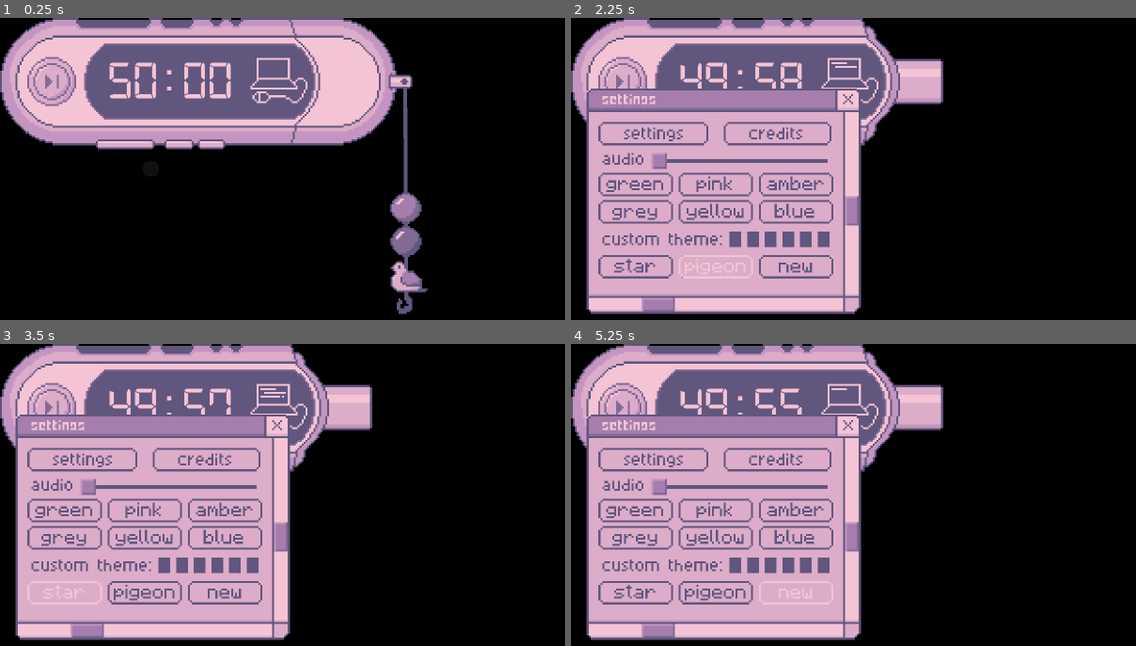
Above: before the commit, frames 1-4 (two rows, left to right).
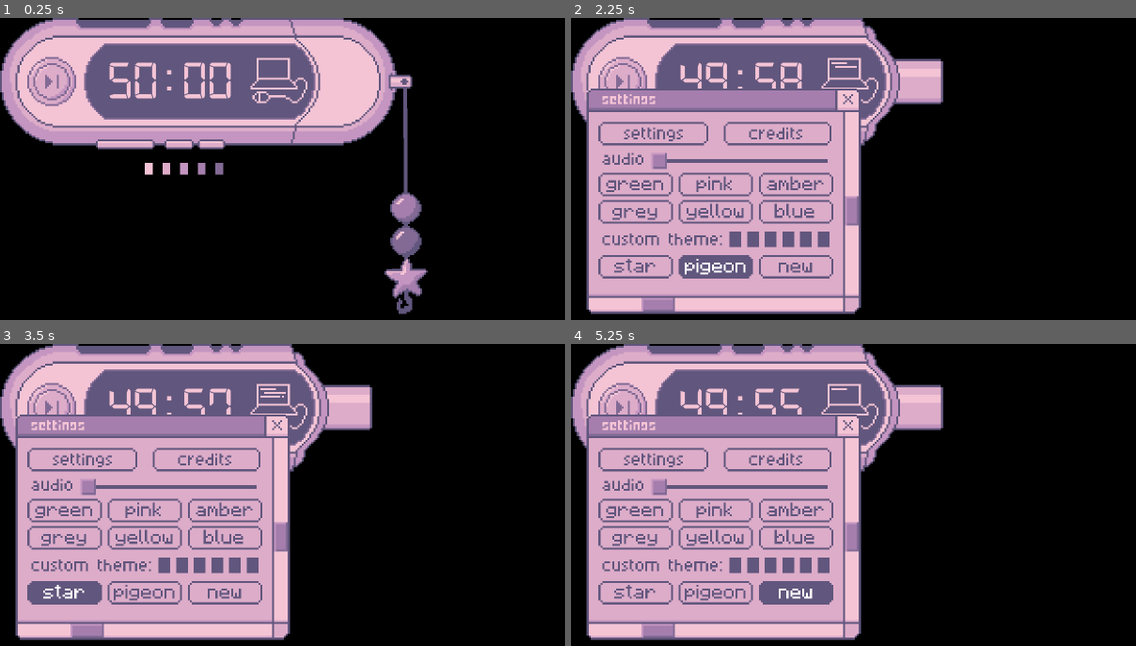
Above: after the commit, the same moments.

Repository: rota-fortunae/mp3-pomodoro
Game: Godot game, scene res://main.tscn
The game is run twice, just before and just after one commit, with the same random seed, the same clock (stepped at 60 frames per second) and the same inputs.
Inputs (mouse positions are in pixels of both pictures, inside the frame that each line leads up to):
- Up to frame 1 (0.25 s): no input
- Up to frame 2 (2.25 s): click (621, 81) at 0.5 s; click (921, 81) at 1.25 s; click "pigeon" at 2 s
- Up to frame 3 (3.5 s): click "star" at 2.75 s
- Up to frame 4 (5.25 s): click (723, 495) at 3.52 s; click (717, 495) at 4.27 s; click "new" at 5 s

The runs differ from the first frame. In frame 1, 0.9% of the frame differs, in the area x 25-76%, y 47-93%; in frame 2, 1.0%, in the area x 18-33%, y 78-87%; in frame 3, 1.0%; in frame 4, 1.0%.

Commit message:
charm changes
REMEMBER THAT CUSTOM ISNT DONE YET !!!!!

Diff:
--- a/main.tscn
+++ b/main.tscn
@@ -8,7 +8,7 @@
 [ext_resource type="Texture2D" uid="uid://7mw4quokacc" path="res://assets/button_pressed.png" id="4_lquwl"]
 [ext_resource type="Script" uid="uid://nxwgn6svru8q" path="res://charm_swing.gd" id="5_272bh"]
 [ext_resource type="BitMap" uid="uid://bt0ois64521xf" path="res://assets/button_bitmap.png" id="5_lquwl"]
-[ext_resource type="Texture2D" uid="uid://ccn6qco10ljhe" path="res://assets/pigeon_charm.png" id="6_074og"]
+[ext_resource type="Texture2D" uid="uid://bjm3qdtqussm7" path="res://assets/charm.png" id="6_074og"]
 [ext_resource type="BitMap" uid="uid://dwl5ec7jpd6w5" path="res://assets/cap_bitmask.png" id="6_ycdy4"]
 [ext_resource type="FontFile" uid="uid://obww1jk45dny" path="res://assets/digital-7 (mono).ttf" id="8_5vw27"]
 [ext_resource type="Script" uid="uid://08ycnl7utxt5" path="res://settings_button.gd" id="9_2cqfq"]
--- a/settings_menu.tscn
+++ b/settings_menu.tscn
@@ -116,6 +116,7 @@
 offset_right = 85.0
 offset_bottom = 107.0
 theme = ExtResource("1_8pph3")
+toggle_mode = true
 text = "pigeon"
 
 [node name="custom" type="Button" parent="." unique_id=2082088473]
@@ -126,6 +127,7 @@
 offset_right = 126.0
 offset_bottom = 107.0
 theme = ExtResource("1_8pph3")
+toggle_mode = true
 text = "new"
 
 [node name="green" type="Button" parent="." unique_id=319060128]
@@ -137,6 +139,7 @@
 offset_right = 44.0
 offset_bottom = 55.0
 theme = ExtResource("1_8pph3")
+toggle_mode = true
 text = "green"
 text_direction = 1
 
@@ -148,6 +151,7 @@
 offset_right = 85.0
 offset_bottom = 55.0
 theme = ExtResource("1_8pph3")
+toggle_mode = true
 text = "pink"
 text_direction = 1
 
@@ -159,6 +163,7 @@
 offset_right = 126.0
 offset_bottom = 55.0
 theme = ExtResource("1_8pph3")
+toggle_mode = true
 text = "amber"
 text_direction = 1
 
@@ -170,6 +175,7 @@
 offset_right = 44.0
 offset_bottom = 69.0
 theme = ExtResource("1_8pph3")
+toggle_mode = true
 text = "grey"
 text_direction = 1
 
@@ -181,6 +187,7 @@
 offset_right = 85.0
 offset_bottom = 69.0
 theme = ExtResource("1_8pph3")
+toggle_mode = true
 text = "yellow"
 text_direction = 1
 
@@ -192,6 +199,7 @@
 offset_right = 44.0
 offset_bottom = 107.0
 theme = ExtResource("1_8pph3")
+toggle_mode = true
 text = "star"
 
 [node name="blue" type="Button" parent="." unique_id=609336276]
@@ -202,6 +210,7 @@
 offset_right = 126.0
 offset_bottom = 69.0
 theme = ExtResource("1_8pph3")
+toggle_mode = true
 text = "blue"
 text_direction = 1
 
@@ -230,18 +239,56 @@
 
 [node name="customTheme" type="Node" parent="." unique_id=1160327925]
 
-[node name="Button" type="Button" parent="customTheme" unique_id=819493891]
-offset_left = 73.0
-offset_top = 73.0
-offset_right = 81.0
-offset_bottom = 81.0
+[node name="buttonOne" type="Button" parent="customTheme" unique_id=819493891]
+custom_maximum_size = Vector2(4, 6)
+offset_left = 74.0
+offset_top = 74.0
+offset_right = 78.0
+offset_bottom = 80.0
+
+[node name="ColorRect" type="ColorRect" parent="customTheme/buttonOne" unique_id=82811507]
+layout_mode = 0
+offset_right = 4.0
+offset_bottom = 6.0
+color = Color(0.95686275, 0.76862746, 0.8392157, 1)
+
+[node name="ColorRect2" type="ColorRect" parent="customTheme" unique_id=1669676417]
+offset_left = 83.0
+offset_top = 74.0
+offset_right = 87.0
+offset_bottom = 80.0
+color = Color(0.87058824, 0.6745098, 0.78431374, 1)
+
+[node name="ColorRect3" type="ColorRect" parent="customTheme" unique_id=727517287]
+offset_left = 92.0
+offset_top = 74.0
+offset_right = 96.0
+offset_bottom = 80.0
+color = Color(0.76862746, 0.58431375, 0.75686276, 1)
+
+[node name="ColorRect4" type="ColorRect" parent="customTheme" unique_id=840654528]
+offset_left = 101.0
+offset_top = 74.0
+offset_right = 105.0
+offset_bottom = 80.0
+color = Color(0.64705884, 0.49803922, 0.6784314, 1)
+
+[node name="ColorRect5" type="ColorRect" parent="customTheme" unique_id=1464796210]
+offset_left = 110.0
+offset_top = 74.0
+offset_right = 114.0
+offset_bottom = 80.0
+color = Color(0.50980395, 0.41568628, 0.58431375, 1)
 
 [connection signal="pressed" from="creditsButton" to="." method="_on_credits_button_pressed"]
 [connection signal="pressed" from="settingsButton" to="." method="_on_settings_button_pressed"]
 [connection signal="pressed" from="exitButton" to="." method="_on_exit_button_pressed"]
+[connection signal="pressed" from="pigeon" to="." method="_on_pigeon_pressed"]
+[connection signal="pressed" from="custom" to="." method="_on_custom_pressed"]
 [connection signal="pressed" from="green" to="." method="_on_green_pressed"]
 [connection signal="pressed" from="pink" to="." method="_on_pink_pressed"]
 [connection signal="pressed" from="red" to="." method="_on_red_pressed"]
 [connection signal="pressed" from="black" to="." method="_on_black_pressed"]
 [connection signal="pressed" from="yellow" to="." method="_on_yellow_pressed"]
+[connection signal="pressed" from="star" to="." method="_on_star_pressed"]
 [connection signal="pressed" from="blue" to="." method="_on_blue_pressed"]
--- a/settings_menu_script.gd
+++ b/settings_menu_script.gd
@@ -14,6 +14,11 @@
 @onready var audio_slider: HSlider = $audioSlider
 @onready var credits: TextureRect = $credits
 
+@onready var pigeon: Button = $pigeon
+@onready var star: Button = $star
+@onready var custom: Button = $custom
+
+var colorbuttonlis = [green, pink, red, black, yellow, blue]
 
 
 # Called when the node enters the scene tree for the first time.
@@ -73,9 +78,9 @@
 	$audioSlider.visible = true
 	credits.visible=false
 	credits_button.button_pressed = false
-	$pigeon.visible=true
-	$star.visible=true
-	$custom.visible=true
+	pigeon.visible=true
+	star.visible=true
+	custom.visible=true
 
 func _on_credits_button_pressed() -> void:
 	settings.visible=false
@@ -86,9 +91,9 @@
 	yellow.visible=false
 	blue.visible=false
 	$audioSlider.visible = false
-	$pigeon.visible=false
-	$star.visible=false
-	$custom.visible=false
+	pigeon.visible=false
+	star.visible=false
+	custom.visible=false
 
 
 	credits.visible=true
@@ -100,3 +105,20 @@
 	$"../../Charm/CharmSprite".visible = true
 	$"../../Cap".visible = true
 	visible = false
+
+
+func _on_pigeon_pressed() -> void:
+	$"../../Charm/CharmSprite".texture = load("res://assets/pigeon_charm.png")
+	star.button_pressed=false
+	custom.button_pressed=false
+
+func _on_custom_pressed() -> void:
+	#ADD FUNCTIONALITY LATERRRRR
+	star.button_pressed=false
+	pigeon.button_pressed=false
+
+
+func _on_star_pressed() -> void:
+	$"../../Charm/CharmSprite".texture = load("res://assets/charm.png")
+	pigeon.button_pressed=false
+	custom.button_pressed=false
